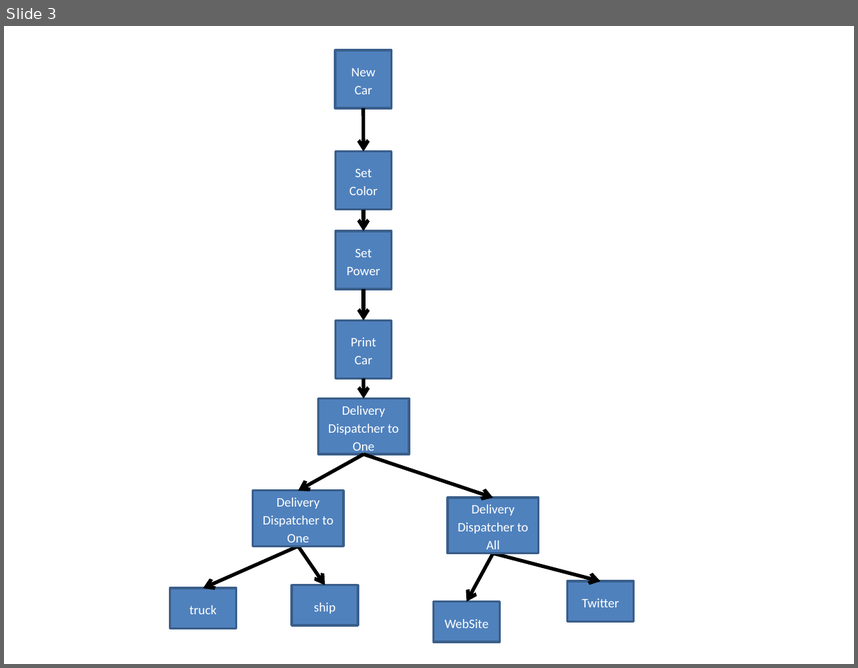
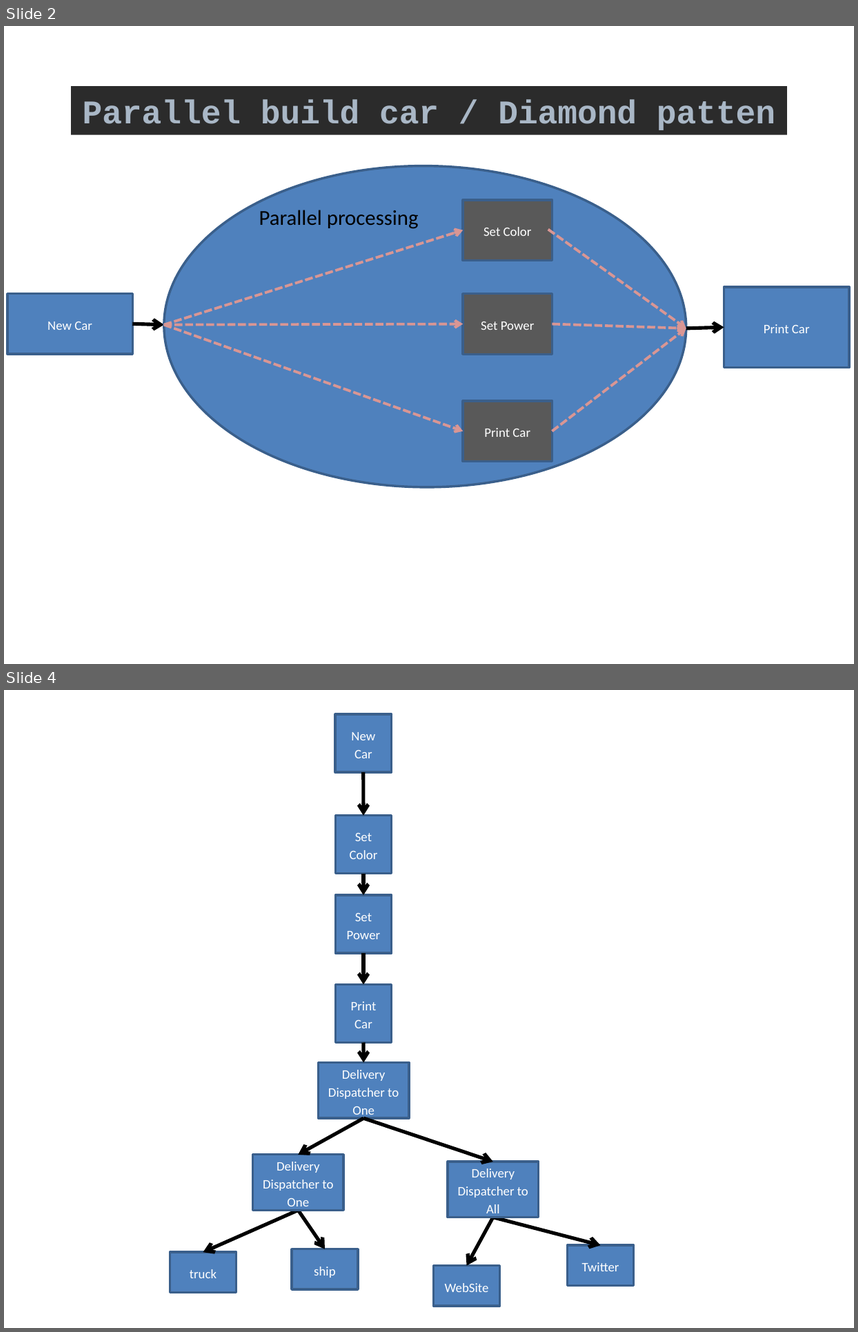
Before and after one commit to helkhalfi/disruptor-examples, a slide deck: Présentation1.pptx. Shown one above the other, each under a label of ours: slide 3 before the commit, slides 2 and 4 after it; the slides between them are not shown. The pictures are 858x668 and 858x1332 pixels, drawn with LibreOffice and Linux fonts; fonts in the diff are those of the drawing. Boxes give left, top, right and bottom in pixels: in the first picture for what was removed or moved away, otherwise in the second. Text is boxed around its words. In the diff, an @@ line names an element or a change of style, - is before the commit and + after.

```diff
--- a/Présentation1.pptx
+++ b/Présentation1.pptx
@@ slide 2 added at (4, 26, 854, 664), background #FFFFFF @@
@@ rectangle added at (71, 86, 787, 135), fill #2B2B2B, 28 pt, text #A9B7C6, bold @@
+Parallel build car / Diamond patten
@@ ellipse added at (163, 163, 687, 488), fill #4F81BD, outline #3A5F8C 2 pt @@
@@ text added at (259, 210, 419, 229), 18 pt, text #000000 @@
+Parallel processing
@@ rectangle added at (463, 199, 553, 260), fill #595959, outline #3A5F8C 2 pt, 11 pt, text #FFFFFF @@
+Set Color
@@ arrow added from (164, 324) to (463, 230), #D99694 2.25 pt dashed @@
@@ arrow added from (548, 229) to (686, 328), #D99694 2.25 pt dashed @@
@@ rectangle added at (7, 294, 132, 354), fill #4F81BD, outline #3A5F8C 2 pt, 11 pt, text #FFFFFF @@
+New Car
@@ rectangle added at (463, 294, 553, 354), fill #595959, outline #3A5F8C 2 pt, 11 pt, text #FFFFFF @@
+Set Power
@@ rectangle added at (724, 287, 849, 368), fill #4F81BD, outline #3A5F8C 2 pt, 11 pt, text #FFFFFF @@
+Print Car
@@ arrow added from (132, 323) to (164, 324), #000000 3 pt @@
@@ arrow added from (164, 324) to (463, 323), #D99694 2.25 pt dashed @@
@@ arrow added from (164, 324) to (463, 430), #D99694 2.25 pt dashed @@
@@ arrow added from (553, 323) to (686, 328), #D99694 2.25 pt dashed @@
@@ arrow added from (553, 430) to (686, 328), #D99694 2.25 pt dashed @@
@@ arrow added from (686, 328) to (724, 327), #000000 3 pt @@
@@ rectangle added at (463, 401, 553, 461), fill #595959, outline #3A5F8C 2 pt, 11 pt, text #FFFFFF @@
+Print Car
@@ what was slide 3 is now slide 4 @@
```
Also in this commit, not shown: 2 slides changed, 12 other files.
